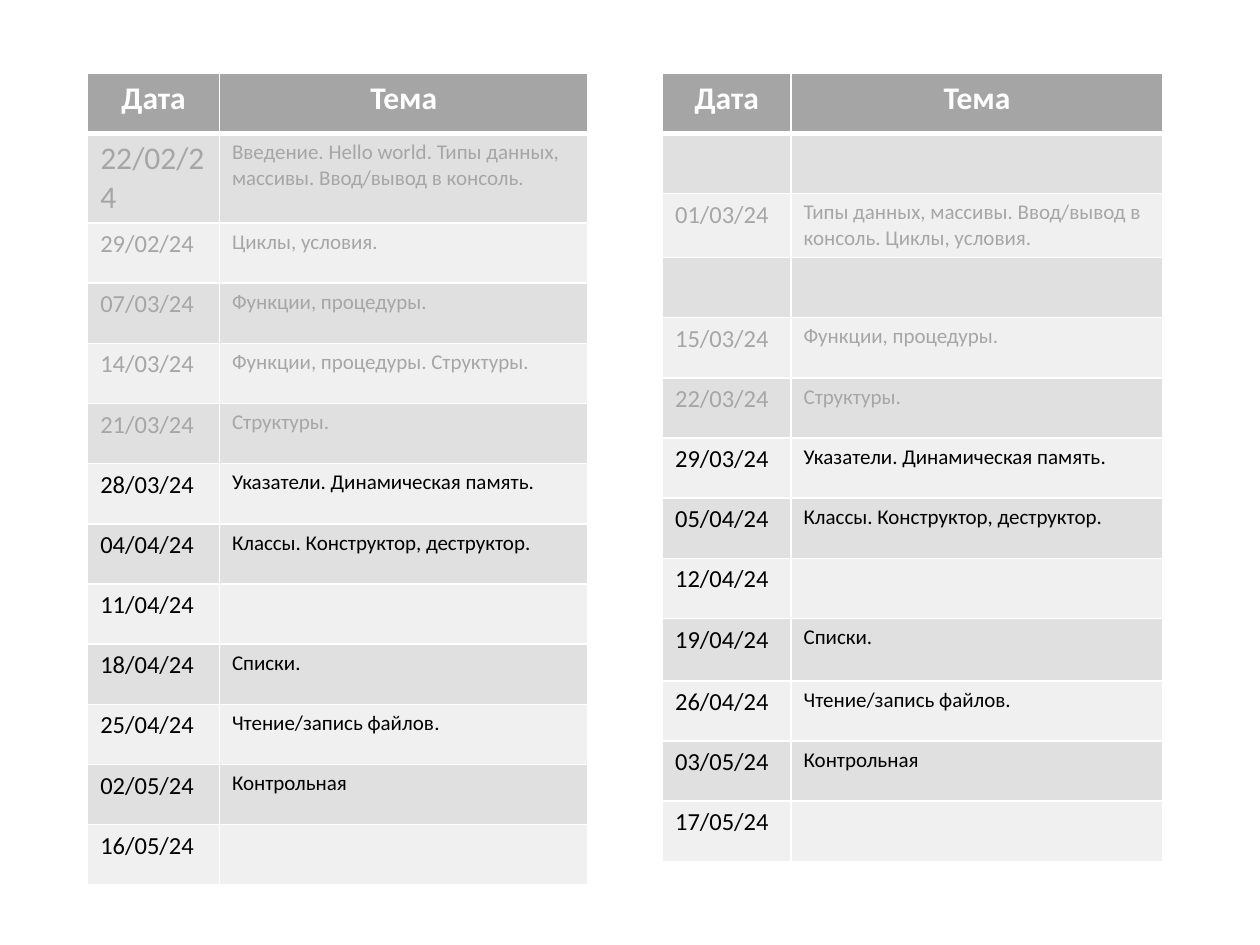
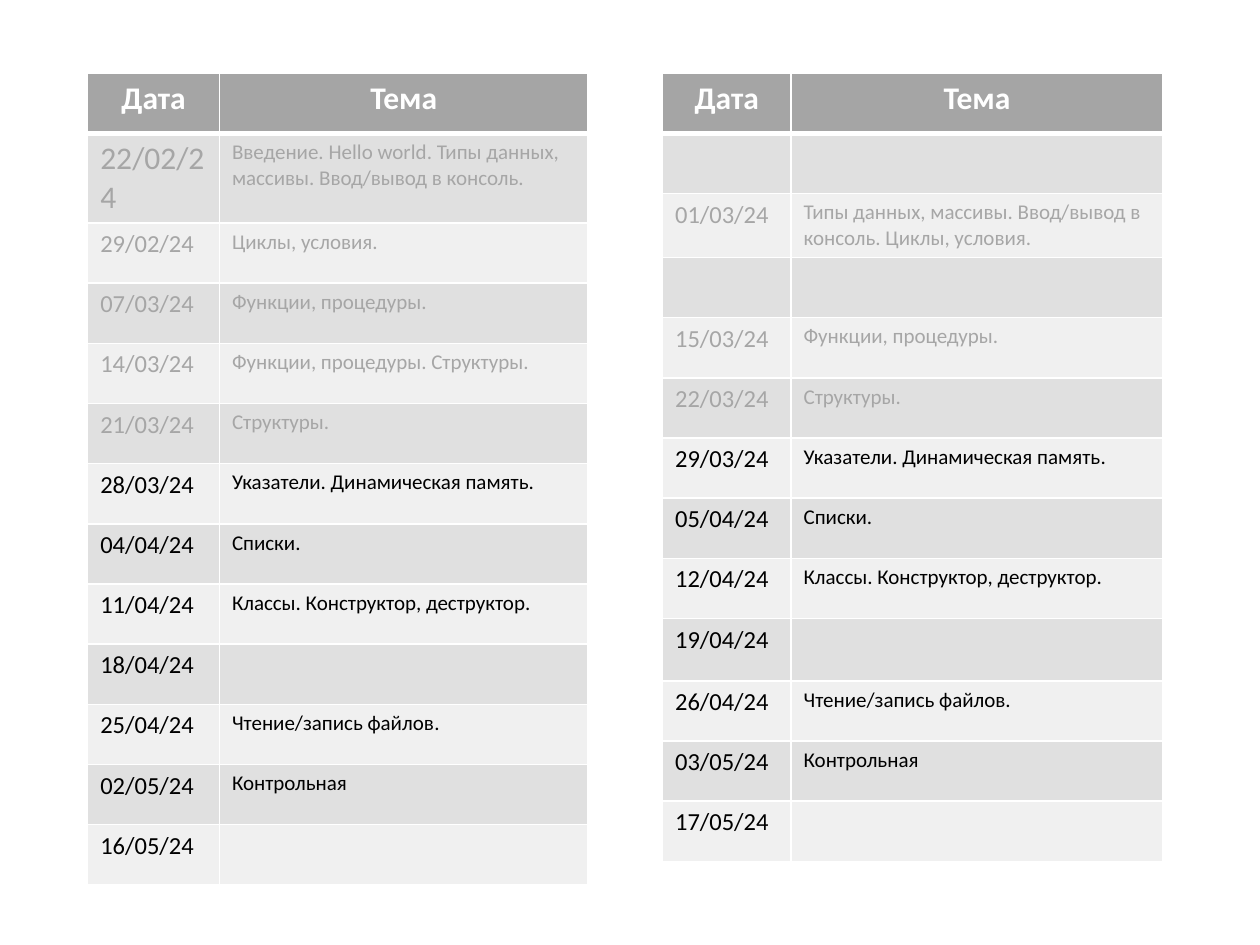
Before and after one commit to AleksandrVakulenko/pascal_24, a slide deck: slide 1 of Lab_5/_5. Pointers and D_mem.pptx. Drawn at 1260x945 pixels with LibreOffice and Linux fonts; fonts in the diff are those of the drawing. Boxes give left, top, right and bottom in pixels: in the first picture for what was removed or moved away, otherwise in the second. Text is boxed around its words. In the diff, an @@ line names an element or a change of style, - is before the commit and + after.

```diff
--- a/Lab_5/_5. Pointers and D_mem.pptx
+++ b/Lab_5/_5. Pointers and D_mem.pptx
@@ table at box(88, 73, 590, 859) @@
-row 8, column 2: Классы. Конструктор, деструктор.
+row 8, column 2: Списки.
-row 9, column 2: 
+row 9, column 2: Классы. Конструктор, деструктор.
-row 10, column 2: Списки.
+row 10, column 2: 
@@ table at box(663, 73, 1163, 861) @@
-row 8, column 2: Классы. Конструктор, деструктор.
+row 8, column 2: Списки.
-row 9, column 2: 
+row 9, column 2: Классы. Конструктор, деструктор.
-row 10, column 2: Списки.
+row 10, column 2: 
```
Also in this commit, not shown: 1 other file.
